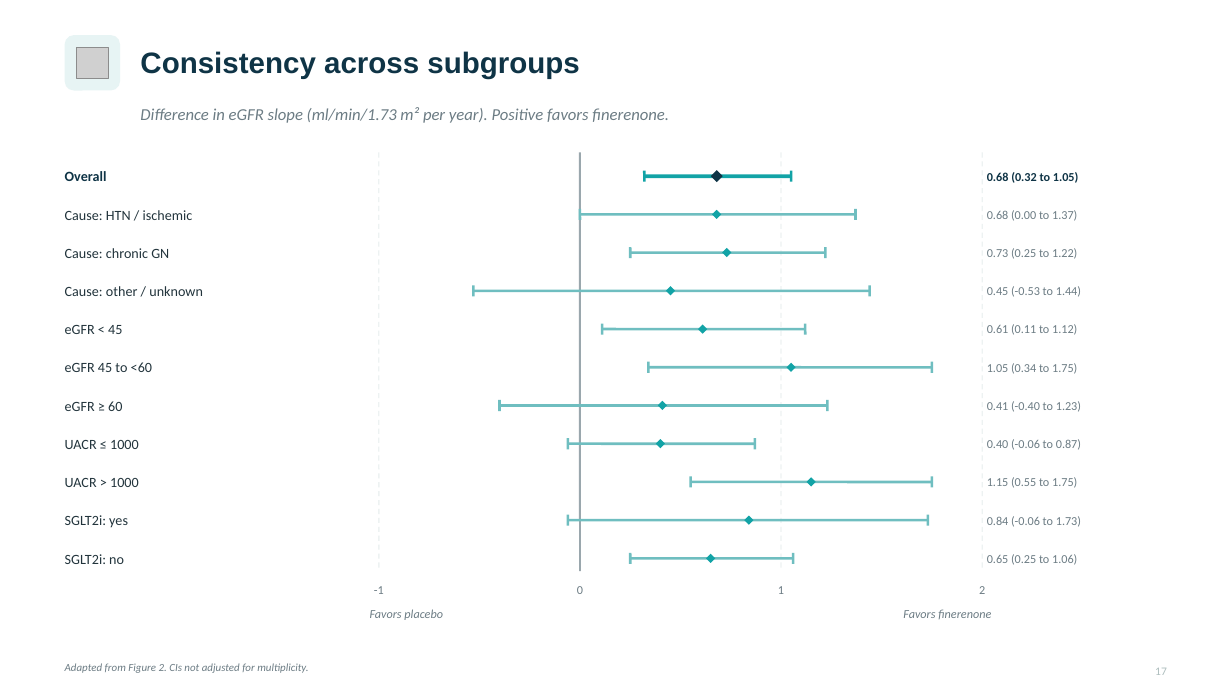
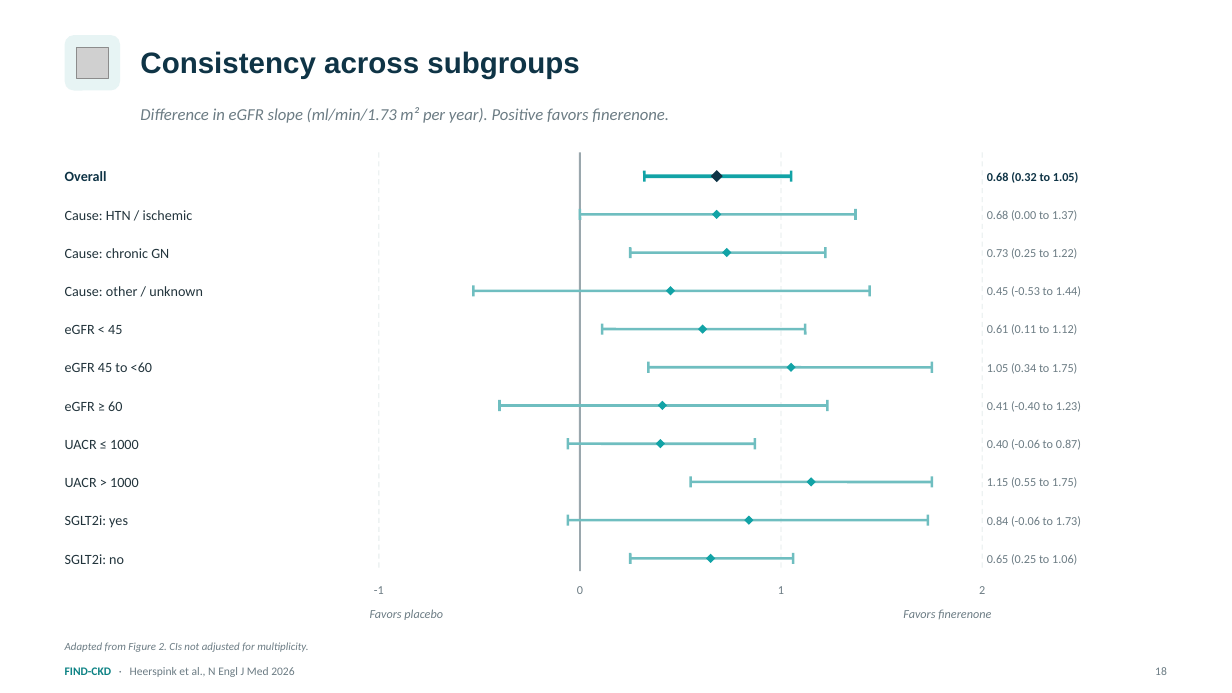
Before and after one commit to azbargarawan-sudo/clickwriting-landing, a slide deck: slide 18 of FIND-CKD.pptx (slide 17 before the commit). Drawn at 1232x693 pixels with LibreOffice and Linux fonts; fonts in the diff are those of the drawing; grey boxes stand for pictures. Boxes give left, top, right and bottom in pixels: in the first picture for what was removed or moved away, otherwise in the second. Text is boxed around its words. In the diff, an @@ line names an element or a change of style, - is before the commit and + after.

```diff
--- a/FIND-CKD.pptx
+++ b/FIND-CKD.pptx
@@ text "Adapted from Figure 2. CIs ...": place and size @@
-text "Adapted from Figure 2. CIs ..." at box(65, 663, 308, 673)
+text "Adapted from Figure 2. CIs ..." at box(65, 642, 308, 652)
@@ text added at box(65, 667, 294, 677), 9 pt, text #6C7C84 @@
+FIND-CKD · Heerspink et al., N Engl J Med 2026
@@ text removed at box(1155, 668, 1167, 675) @@
-17
@@ text added at box(1155, 667, 1167, 675), 9 pt, text #6C7C84 @@
+18
```
Also in this commit, not shown: 26 other slides changed, 1 slide added.
